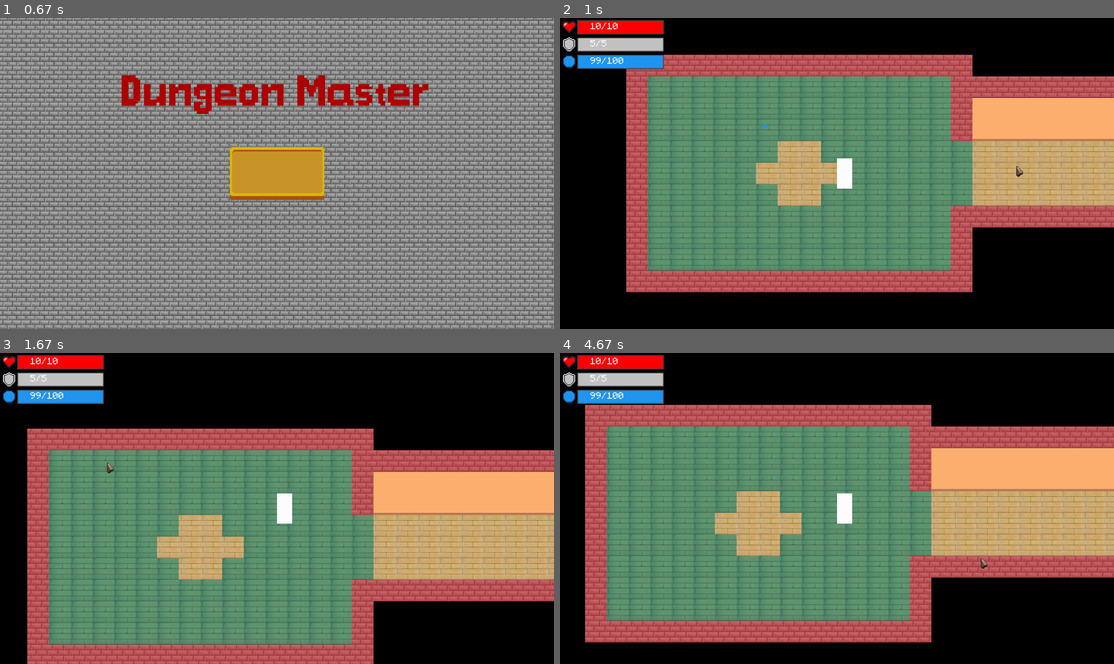
Above: before the commit, frames 1-4 (two rows, left to right).
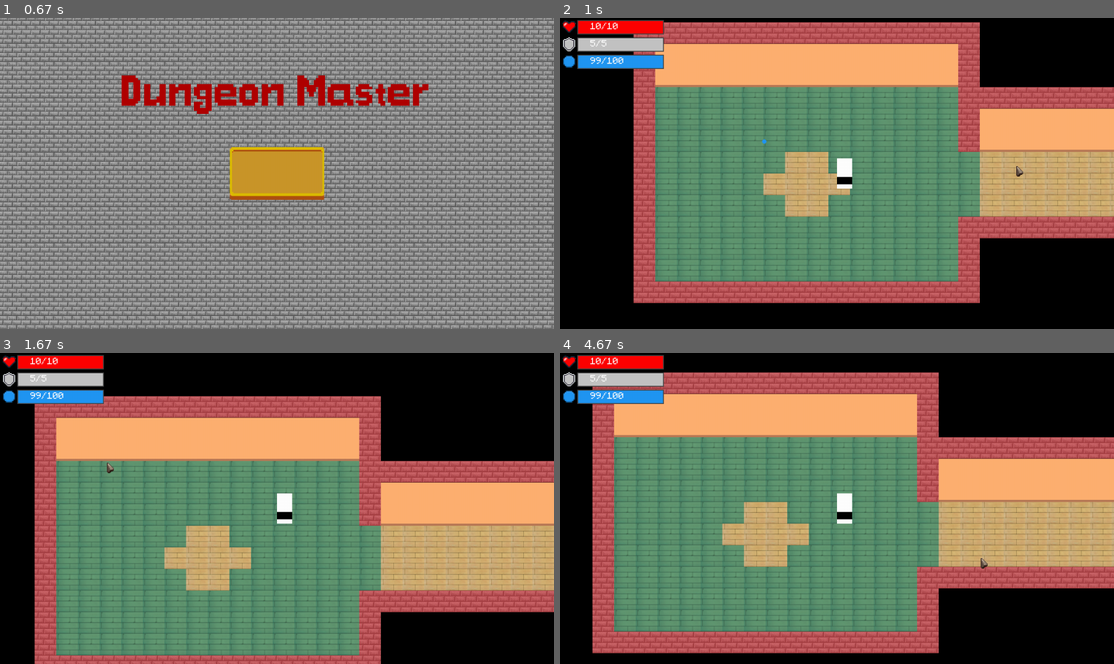
Above: after the commit, the same moments.

Repository: danilasch/dungeon_master_pygame
Game: pygame game, started from main.py
Two runs of this game, one before a commit and one after it. Both use one fixed random seed, a clock stepped at 60 frames per second and the inputs below.
Inputs (mouse positions are in pixels of both pictures, inside the frame that each line leads up to):
- Up to frame 1 (0.67 s): click "Играть" at 0.38 s
- Up to frame 2 (1 s): hold D from 0.67 s (still down); move the mouse to (1014, 164) at 0.7 s
- Up to frame 3 (1.67 s): release D at 1.13 s; hold W 1.17-1.47 s; move the mouse to (144, 511) at 1.2 s; hold D from 1.5 s (still down); move the mouse to (105, 461) at 1.53 s
- Up to frame 4 (4.67 s): release D at 1.97 s; hold A 2-2.53 s; move the mouse to (1041, 617) at 2.03 s; hold S 2.57-2.87 s; move the mouse to (692, 393) at 2.6 s; hold A 2.9-3.3 s; move the mouse to (704, 446) at 2.93 s; hold W 3.33-3.7 s; move the mouse to (842, 539) at 3.37 s; hold D 3.73-4.37 s; move the mouse to (820, 455) at 3.77 s; hold S from 4.4 s (still down); move the mouse to (981, 558) at 4.43 s

Frame 1 is identical in both runs. In frame 2, 27% of the frame differs, in the area x 11-100%, y 1-92%; in frame 3, 27%; in frame 4, 29%, in the area x 4-100%, y 6-97%.

Commit message:
added 2 types of enemies and health + armor + mana mechanics

Diff:
--- a/classes.py
+++ b/classes.py
@@ -27,7 +27,7 @@
                 borders.add(tile)
                 tile.image = tile_images['floor']
 
-    exits.remove(*exits)
+    exits.empty()
 
 
 def change_doors(tiles):
@@ -40,15 +40,16 @@
     current_enemies.add(*tiles)
 
 
-ENEMY_DELAY = 500
+ENEMY_DELAY = 1000
 ENEMY_EVENT_TYPE = pygame.USEREVENT + 1
 MAX_HEALTH = 10
 MAX_ARMOR = 5
 MAX_MANA = 100
-HERO_GET_ARMOR = pygame.USEREVENT + 1
-HERO_GET_MANA = pygame.USEREVENT + 1
+HERO_GET_ARMOR = ENEMY_EVENT_TYPE + 1
+HERO_GET_MANA = HERO_GET_ARMOR + 1
 ARMOR_DELAY = 20000
 MANA_DELAY = 10000
+OPEN_DOORS_EVENT = pygame.event.Event(HERO_GET_MANA + 1)
 entries = pygame.sprite.Group()
 current_entries = pygame.sprite.Group()
 doors = pygame.sprite.Group()
@@ -133,9 +134,13 @@
                 elif self.map[j][i] == 'w':
                     Wall('classwall', x, y, self, borders)
 
-                elif self.map[j][i] == '+':
+                elif self.map[j][i] == '~':
                     Tile('parquet', x, y, self)
-                    enemies.add(BaseEnemy((x, y), 10, 1))
+                    enemies.add(CloseEnemy((x, y), 5, 1, 2))
+
+                elif self.map[j][i] == '^':
+                    Tile('parquet', x, y, self)
+                    enemies.add(DistanceEnemy((x, y), 5, 1))
 
                 elif self.map[j][i] == '0':
                     Tile('empty', x, y, self)
@@ -158,12 +163,12 @@
 
 class Map:
     def __init__(self):
-        start_height, start_width = 11, 16
+        start_height, start_width = 15, 16
         corridor_width = 9
         x, y = (WIDTH - (start_width - 1) * TILE_WIDTH) // 2,\
                (HEIGHT - (start_height - 1) * TILE_HEIGHT) // 2
         corridor_pos = x + start_width * TILE_WIDTH, y + ((start_height // 2) - 2) * TILE_HEIGHT
-        classroom_pos = corridor_pos[0] + TILE_WIDTH * corridor_width, y - 3 * TILE_HEIGHT
+        classroom_pos = corridor_pos[0] + TILE_WIDTH * corridor_width, y - TILE_HEIGHT
 
         self.map = [Room('start.txt', (x, y)),
                     Room('horizontal.txt', corridor_pos),
@@ -193,6 +198,7 @@
 
         else:  # новая комната и коридор к ней ниже
             change_exits(exits, room.y, room.height * TILE_HEIGHT, 'v')
+            change_enemies(enemies)
             x, y = room.x, room.y
             width, height = room.width, room.height
             corridor_pos = x + (width // 2 - 2) * TILE_WIDTH, y + height * TILE_HEIGHT
@@ -209,7 +215,7 @@
         self.radius = TILE_WIDTH * 7 // 10
         x, y = position
         # Rect для взаимодействия объекта со стенами
-        self.rect = pygame.Rect(x, y + self.radius // 2, self.radius, self.radius // 2)
+        self.rect = pygame.Rect(x, y + self.radius // 4, self.radius, self.radius // 2)
 
     def get_position(self):
         return self.rect.center
@@ -229,15 +235,20 @@
 
     def render(self, screen):
         pygame.draw.rect(screen, (255, 255, 255), self.body_rect)
+        pygame.draw.rect(screen, (0, 0, 0), self.rect)
 
     def attack(self):
-        x1, y1, = self.rect.center
-        x2, y2 = pygame.mouse.get_pos()
-        vector = (x2 - x1, y2 - y1)
-        length = math.sqrt(vector[0] ** 2 + vector[1] ** 2)
-        shells.add(Shell(self.rect.center, vector, length, True, 2))
-        if length != 0:
-            self.mana -= 1
+        if self.mana:
+            x1, y1, = self.rect.center
+            x2, y2 = pygame.mouse.get_pos()
+            vector = (x2 - x1, y2 - y1)
+            length = math.sqrt(vector[0] ** 2 + vector[1] ** 2)
+            shells.add(Shell(self.rect.center, vector, length, True, 2))
+            if length != 0:
+                self.mana -= 1
+
+    def delete(self):
+        pass
 
 
 class BaseEnemy(BaseEntity):
@@ -246,52 +257,79 @@
         x, y = position
         self.health = health
         self.power = power
-        self.speed = 4
-        self.dx, self.dy = 0, 0
         self.delay = 500
-        self.steps = 0
         self.is_alive = True
 
         # Rect для отрисовки и улавливания снарядов противников
         self.body_rect = pygame.Rect(x, y - self.radius, self.radius, 2 * self.radius)
 
+    def render(self, screen):
+        pygame.draw.rect(screen, (100, 100, 100), self.body_rect)
+
+    def apply_camera(self, camera):
+        self.body_rect.x += camera.dx
+        self.body_rect.y += camera.dy
+        camera.apply(self)
+
+    def delete(self):
+        self.is_alive = False
+        self.body_rect.h = self.body_rect.h // 2
+        if all(map(lambda enemy: not enemy.is_alive, current_enemies.sprites())):
+            pygame.event.post(OPEN_DOORS_EVENT)
+
+
+class CloseEnemy(BaseEnemy):
+    def __init__(self, position, health, power, speed):
+        super().__init__(position, health, power)
+        self.speed = speed
+        self.dx, self.dy = 0, 0
+        self.steps = 0
+
     def move(self):
         if self.steps and self.is_alive:
-            x, y = self.get_position()
+            x, y = self.rect.topleft
             x += self.dx
             y += self.dy
             if not pygame.sprite.spritecollideany(BaseEntity((x, y)), borders):
                 self.steps -= 1
-                self.rect.center = x, y
-                self.body_rect.center = x, y
-
-    def go_to(self, position):
+                self.rect.topleft = x, y
+                self.body_rect.topleft = x, y - self.radius
+
+    def action(self, hero):
         if self.is_alive:
             x1, y1, = self.rect.center
-            x2, y2 = position
+            x2, y2 = hero.get_position()
             vector = (x2 - x1, y2 - y1)
             length = math.sqrt(vector[0] ** 2 + vector[1] ** 2)
-            if length != 0:
+            if length > 20:
                 self.dx, self.dy, self.steps = \
-                    self.speed * vector[0] / length,\
+                    self.speed * vector[0] / length, \
                     self.speed * vector[1] / length, length // self.speed
             else:
                 self.steps = 0
-
-    def attack(self, position):
-        pass
-
-    def render(self, screen):
-        pygame.draw.rect(screen, (100, 100, 100), self.body_rect)
-
-    def apply_camera(self, camera):
-        self.body_rect.x += camera.dx
-        self.body_rect.y += camera.dy
-        camera.apply(self)
-
-    def delete(self):
-        self.is_alive = False
-        self.body_rect.y += self.body_rect.h // 2
+                if hero.armor > self.power:
+                    hero.armor -= self.power
+                else:
+                    hero.armor = 0
+                    damage = self.power - hero.armor
+                    if hero.health > damage:
+                        hero.health -= damage
+                    else:
+                        hero.delete()
+
+
+class DistanceEnemy(BaseEnemy):
+    def __init__(self, position, health, power):
+        super().__init__(position, health, power)
+
+    def action(self, hero):
+        if self.is_alive:
+            x1, y1, = self.rect.center
+            x2, y2 = hero.get_position()
+            vector = (x2 - x1, y2 - y1)
+            length = math.sqrt(vector[0] ** 2 + vector[1] ** 2)
+            shells.add(
+                Shell(self.rect.center, vector, length, False, self.power))
 
 
 class Game:  # служебный класс игры
@@ -339,11 +377,16 @@
         pygame.draw.rect(screen, pygame.Color("#464646"), frame_rect, width=2)
         print_text(f'{self.hero.mana}/{MAX_MANA}', 70, 91, font_size=25)
 
+        self.move_hero()
+        self.move_enemies()
+        for shell in shells:
+            self.move_shell(shell)
+
     def move_hero(self):
         keys = pygame.key.get_pressed()
 
         if any(keys):
-            x, y = self.hero.get_position()
+            x, y = self.hero.rect.topleft
             dx, dy = 0, 0
             if keys[pygame.K_w]:
                 dy -= self.hero.speed
@@ -353,34 +396,27 @@
                 if not dy:
                     dx -= self.hero.speed
                 else:
-                    dx -= self.hero.speed // 1.41
-                    dy //= 1.41
+                    dx -= self.hero.speed // 1.4
+                    dy //= 1.4
             if keys[pygame.K_d]:
                 if not dy:
                     dx += self.hero.speed
                 else:
-                    dx += self.hero.speed // 1.41
-                    dy //= 1.41
-
+                    dx += self.hero.speed // 1.4
+                    dy //= 1.4
             x += dx
             y += dy
 
             # герой не сможет зайти за границы borders
             if not pygame.sprite.spritecollideany(BaseEntity((x, y)), borders):
-                self.hero.rect.center = x, y
-                self.camera.update(self.hero)
-                for room in self.map.map:
-                    room.apply_camera(self.camera)
-                for enemy in enemies:
-                    enemy.apply_camera(self.camera)
-                    enemy.go_to((x, y))
-                for shell in shells:
-                    self.camera.apply(shell)
+                # self.hero.rect.center = x, y
+                self.camera.update(dx, dy)
+                self.apply_camera()
 
             # когда герой входит в какую-нибудь из комнат, комната
             # закрывается, пока её не зачистят
             if not self.in_room and pygame.sprite.spritecollideany(self.hero, entries):
-                entries.remove(*entries)
+                entries.empty()
                 self.in_room = True
                 self.lock_doors()
 
@@ -397,10 +433,18 @@
                 if not self.in_room:
                     self.change_doors_images('c', self.map.map[-1].entry, doors)
 
+    def apply_camera(self):
+        for room in self.map.map:
+            room.apply_camera(self.camera)
+        for enemy in enemies:
+            enemy.apply_camera(self.camera)
+        for shell in shells:
+            self.camera.apply(shell)
+
     def lock_doors(self):
         door_close.play()
         change_doors(doors)
-        doors.remove(*doors)
+        doors.empty()
         self.change_doors_images('c', self.map.map[-1].entry, current_doors)
         self.map.update()
         borders.add(*current_doors)
@@ -428,17 +472,44 @@
         self.change_doors_images('o', self.map.map[-3].entry, current_doors)
         for enemy in current_enemies:
             enemy.delete()
-        current_doors.remove(*current_doors)
-        current_enemies.remove(*current_enemies)
+        current_doors.empty()
+        current_enemies.empty()
         self.in_room = False
 
     def move_enemies(self):
         for enemy in current_enemies:
-            enemy.move()
-
-    def move_shells(self):
-        for shell in shells:
-            shell.move()
+            if isinstance(enemy, CloseEnemy):
+                enemy.move()
+
+    def move_shell(self, shell):
+        x, y = shell.rect.center
+        x += shell.dx
+        y += shell.dy
+        if shell.from_hero:
+            for enemy in current_enemies:
+                if enemy.is_alive and pygame.sprite.collide_circle(shell, enemy):
+                    if enemy.health > shell.damage:
+                        enemy.health -= shell.damage
+                    else:
+                        enemy.delete()
+                    shells.remove(shell)
+        else:
+            if pygame.sprite.collide_circle(shell, self.hero):
+                if self.hero.armor > shell.damage:
+                    self.hero.armor -= shell.damage
+                else:
+                    damage = shell.damage - self.hero.armor
+                    self.hero.armor = 0
+                    if self.hero.health > damage:
+                        self.hero.health -= damage
+                    else:
+                        self.hero.delete()
+                shells.remove(shell)
+        if pygame.sprite.spritecollideany(shell, borders):
+            shells.remove(shell)
+
+        else:
+            shell.rect.center = x, y
 
 
 class Shell(pygame.sprite.Sprite):
@@ -453,25 +524,12 @@
         self.rect = pygame.rect.Rect(x, y, 10, 10)
 
     def render(self, screen):
-        pygame.draw.circle(screen, pygame.Color("#2196f3"),
-                           self.rect.center, self.rect.width // 2)
-
-    def move(self):
-        x, y = self.rect.center
-        x += self.dx
-        y += self.dy
-        for enemy in current_enemies:
-            if pygame.sprite.collide_circle(self, enemy):
-                if enemy.health > self.damage:
-                    enemy.health -= self.damage
-                else:
-                    enemy.delete()
-                shells.remove(self)
-        if pygame.sprite.spritecollideany(self, borders):
-            shells.remove(self)
-
+        if self.from_hero:
+            pygame.draw.circle(screen, pygame.Color("#2196f3"),
+                               self.rect.center, self.rect.width // 2)
         else:
-            self.rect.center = x, y
+            pygame.draw.circle(screen, pygame.Color("Red"),
+                               self.rect.center, self.rect.width // 2)
 
 
 class Camera:
@@ -486,8 +544,5 @@
         obj.rect.y += self.dy
 
     # позиционировать камеру на объекте target
-    def update(self, target):
-        self.dx = -(target.rect.x + target.rect.w // 2 - WIDTH // 2)
-        self.dy = -(target.rect.y + target.rect.h // 2 - HEIGHT // 2)
-        target.rect.x += self.dx
-        target.rect.y += self.dy
+    def update(self, dx, dy):
+        self.dx, self.dy = - dx, - dy
--- a/data/maps/classroom.txt
+++ b/data/maps/classroom.txt
@@ -2,14 +2,14 @@
 &0000eee0000&
 &l00wvvvwwww&
 &...........&
+&.....^.....&
 &...........&
-&.....+.....&
 &...........&
 he..........x
-he....+.....x
+he........^.x
 he..........x
+&......~....&
 &...........&
-&.....+.....&
 &...........&
 &...........&
 &&&&&xxx&&&&&
--- a/data/maps/start.txt
+++ b/data/maps/start.txt
@@ -1,4 +1,6 @@
-&&&&&&&&&&&&&&&&
+&00000000000000&
+&00000000000000&
+&wwwwwwwwwwwwww&
 &gggggggggggggg&
 &gggggggggggggg&
 &gggggggggggggg&
--- a/main.py
+++ b/main.py
@@ -36,17 +36,19 @@
                 elif game.in_room and event.button == 3:
                     game.open_doors()
 
+            if event.type == OPEN_DOORS_EVENT.type:
+                game.open_doors()
+
             if game.in_room and event.type == ENEMY_EVENT_TYPE:
-                position = game.hero.get_position()
+                hero = game.hero
                 for enemy in current_enemies:
-                    enemy.go_to(position)
+                    enemy.action(hero)
 
             if event.type == HERO_GET_ARMOR:
                 if game.hero.armor != MAX_ARMOR:
                     game.hero.armor += 1
 
             if event.type == HERO_GET_MANA:
-                print(1)
                 if game.hero.mana + 5 < MAX_MANA:
                     game.hero.mana += 5
                 else:
@@ -57,10 +59,6 @@
 
         screen.fill(pygame.Color('black'))
         game.render(screen)
-
-        game.move_hero()  # передвижение героя
-        game.move_enemies()
-        game.move_shells()
 
         if pygame.mouse.get_focused():  # применение изменённого курсора
             screen.blit(change_cursor(main_cursor), pygame.mouse.get_pos())
